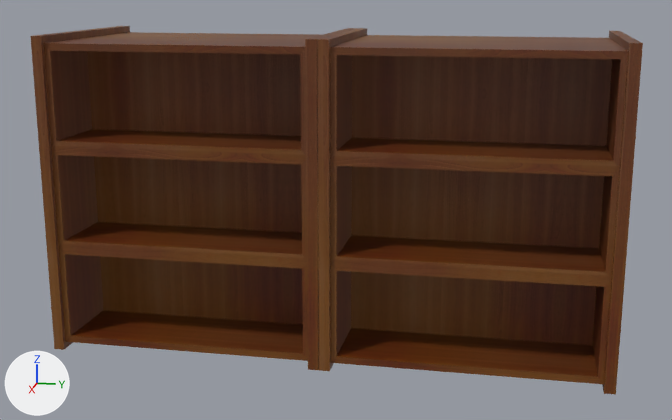
Two versions of the Blender file Assets/Models/bookshelf.blend, one commit apart.
The view is the same before and after, from a 50 mm camera at (5.35, 1.05, 2.12) aimed at (0.03, -0.01, 0.79). The lights are fixed; the arrows at lower left show +X, +Y and +Z. The first picture is the older version.

The first picture shows 'Shelf unit', 'Shelf unit.001'.
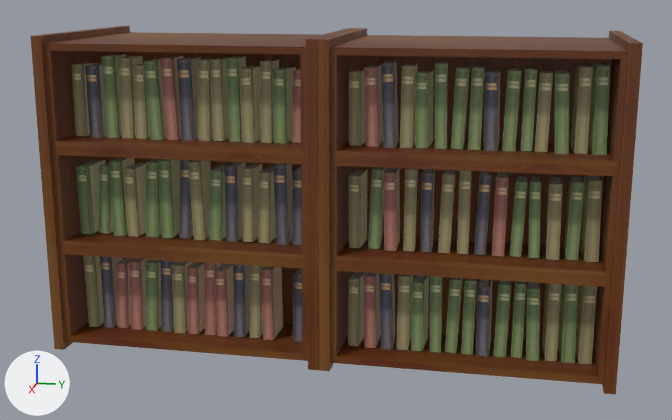
Diff of the bpy script that builds the scene:
```diff
--- a/Assets/Models/bookshelf.blend.py
+++ b/Assets/Models/bookshelf.blend.py
@@ ob_book_012 @@
 ob_book_012.location = (0.293, -0.637, 0.333)
-ob_book_012.hide_set(True)
@@ ob_book_001 @@
 ob_book_001.location = (0.293, -0.637, -0.249)
-ob_book_001.hide_set(True)
@@ ob_book_002 @@
 ob_book_002.location = (0.293, -0.637, -0.833)
-ob_book_002.hide_set(True)
@@ ob_book_006 @@
 ob_book_006.location = (0.293, -0.637, 0.333)
-ob_book_006.hide_set(True)
@@ ob_book_007 @@
 ob_book_007.location = (0.293, -0.637, -0.249)
-ob_book_007.hide_set(True)
@@ ob_book_008 @@
 ob_book_008.location = (0.293, -0.637, -0.833)
-ob_book_008.hide_set(True)
@@ ob_book_015 @@
 ob_book_015.rotation_euler = (0.0, 0.0, 6.283)  # degrees (0, 0, 360)
-ob_book_015.hide_set(True)
@@ ob_book_016 @@
 ob_book_016.rotation_euler = (0.0, 0.0, 6.283)  # degrees (0, 0, 360)
-ob_book_016.hide_set(True)
@@ ob_book_017 @@
 ob_book_017.rotation_euler = (0.0, 0.0, 6.283)  # degrees (0, 0, 360)
-ob_book_017.hide_set(True)
```

Boxes [x1, y1, x2, y2] around the edits, measured in the pictures (672 x 420 px):
'Book.006', shown: after [72, 54, 296, 144]
'Book.012', shown: after [349, 60, 610, 155]
'Book.007', shown: after [76, 157, 302, 245]
'Book.002', shown: after [348, 272, 597, 364]
'Book.001', shown: after [349, 167, 602, 262]
'Book.008', shown: after [83, 255, 303, 342]
'Book.017', shown (yellow): after [535, 70, 553, 152]
'Book.015', shown (brown): after [116, 258, 134, 328]
'Book.016', shown (brown): after [292, 69, 301, 143]
